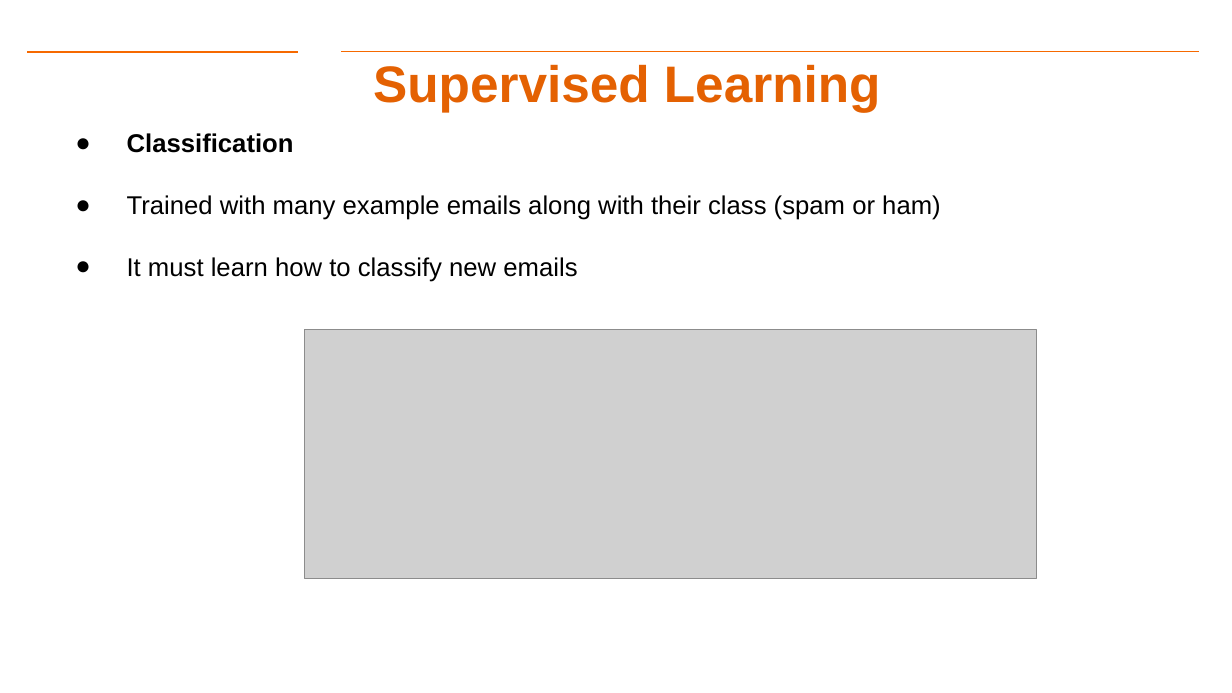
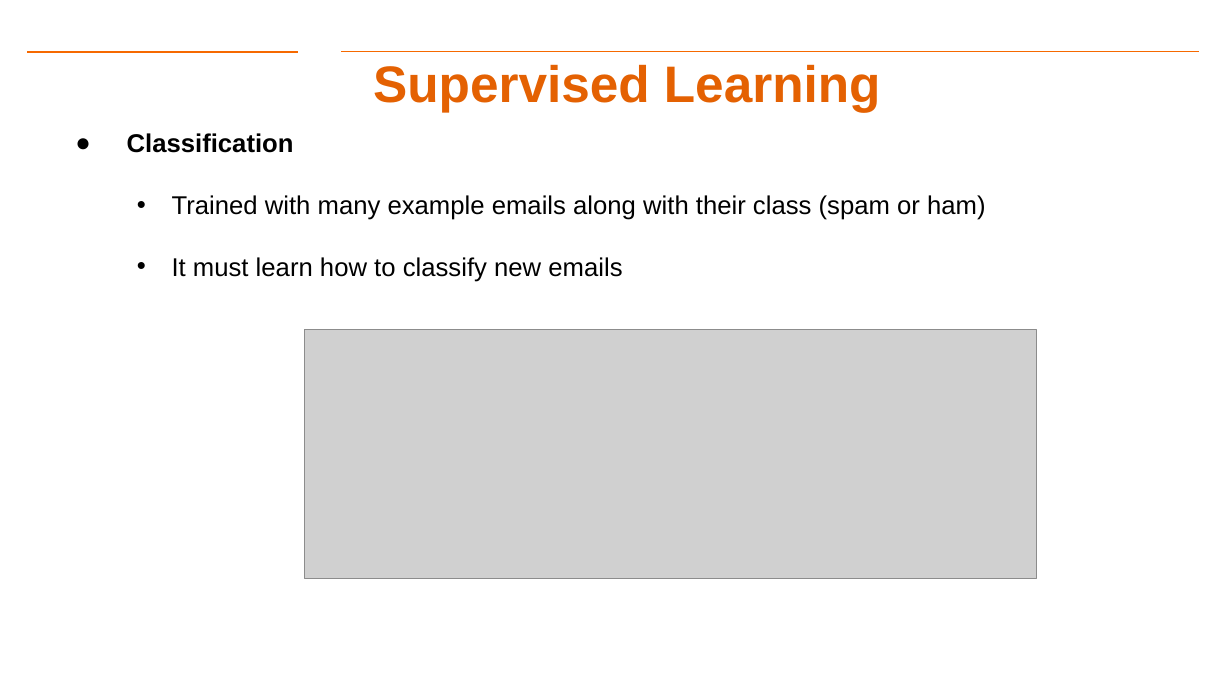
Before and after one commit to gk5951/RIT-DSCI-633-FDS, a slide deck: slide 5 of Syllabus/Lecture02/Lec02.pptx (slide 6 before the commit). Drawn at 1232x693 pixels with LibreOffice and Linux fonts; fonts in the diff are those of the drawing; grey boxes stand for pictures; background and template pictures are left out. Boxes give left, top, right and bottom in pixels: in the first picture for what was removed or moved away, otherwise in the second. Text is boxed around its words. In the diff, an @@ line names an element or a change of style, - is before the commit and + after.

```diff
--- a/Syllabus/Lecture02/Lec02.pptx
+++ b/Syllabus/Lecture02/Lec02.pptx
@@ text at <box>172,195,986,282</box>: bullet ● to •; list level 1 to 2 in "Trained with many example emails ..."; list level 1 to 2 in "It must learn how to ..." @@
```
Also in this commit, not shown: 3 other slides changed, 3 other files.
